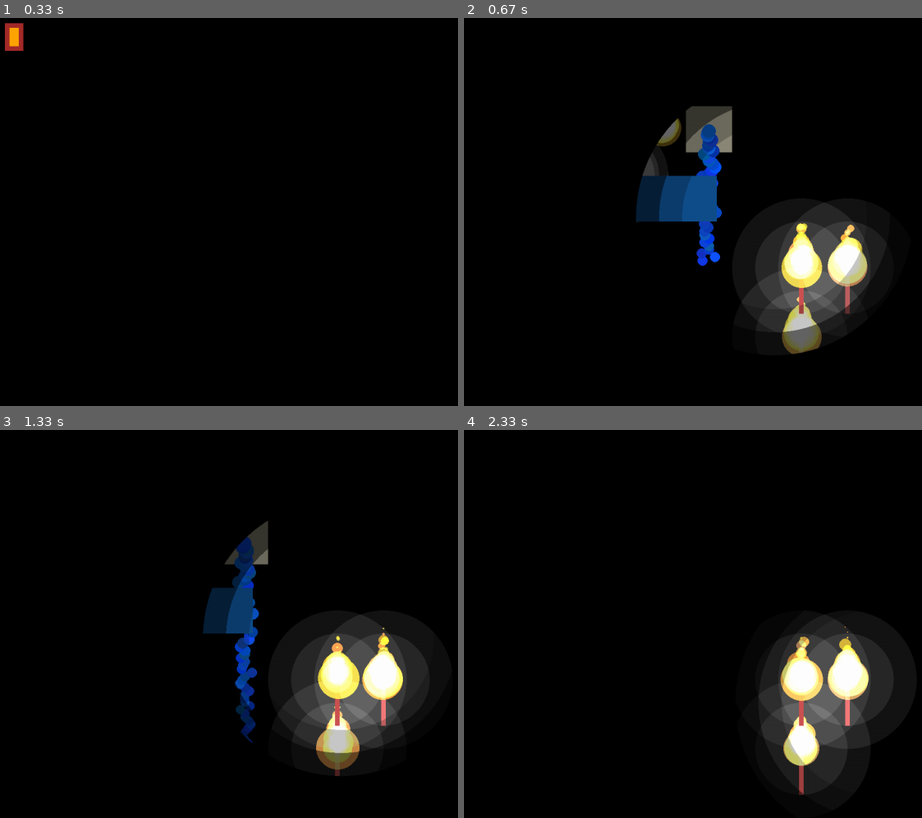
Above: before the commit, frames 1-4 (two rows, left to right).
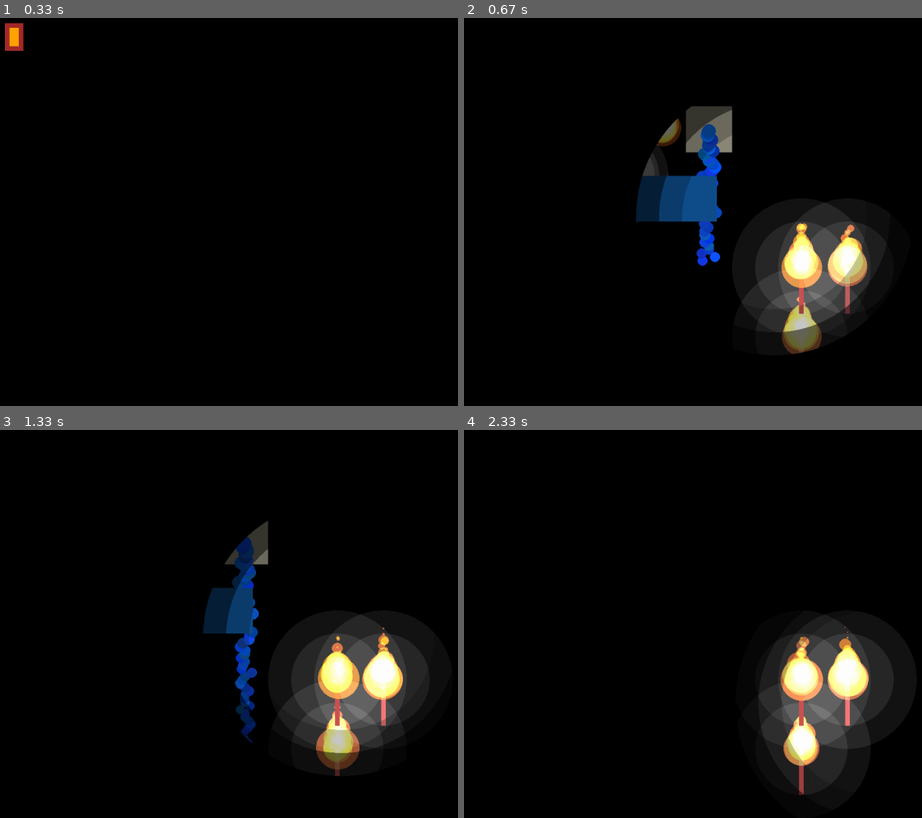
Above: after the commit, the same moments.

Repository: binnev/pygame_sandbox
Game: pygame game, started from blitting_flags_test/__main__.py
The game is run twice, just before and just after one commit, with the same random seed, the same clock (stepped at 60 frames per second) and the same inputs.
Inputs (mouse positions are in pixels of both pictures, inside the frame that each line leads up to):
- Up to frame 1 (0.33 s): no input
- Up to frame 2 (0.67 s): hold D from 0.33 s (still down); move the mouse to (775, 215) at 0.37 s
- Up to frame 3 (1.33 s): release D at 0.8 s; hold W 0.83-1.13 s; move the mouse to (outside the picture) at 0.87 s; hold D from 1.17 s (still down); move the mouse to (343, 635) at 1.2 s
- Up to frame 4 (2.33 s): release D at 1.63 s; hold A 1.67-2.2 s; move the mouse to (624, 612) at 1.7 s; hold S from 2.23 s (still down); move the mouse to (871, 701) at 2.27 s

Frame 1 is identical in both runs. In frame 2, 2.0% of the frame differs, in the area x 42-88%, y 26-87%; in frame 3, 1.9%; in frame 4, 1.9%.

Commit message:
fiddling.

Diff:
--- a/blitting_flags_test/__main__.py
+++ b/blitting_flags_test/__main__.py
@@ -177,7 +177,7 @@
                 u=random_float(-1, 1),
                 v=-random_float(0, 1),
                 radius=random_int(15, 50),
-                color=(random_int(150, 255), random_int(100, 150), random_int(0, 50)),
+                color=(random_int(150, 175), random_int(60, 80), random_int(0, 30)),
                 gravity=-0.3,
             )
         )
@@ -185,7 +185,7 @@
 
 
 class Torch(Entity):
-    color = Color("orange")
+    color = Color("orangered3")
 
     def __init__(self, x, y, color=None):
         super().__init__()
